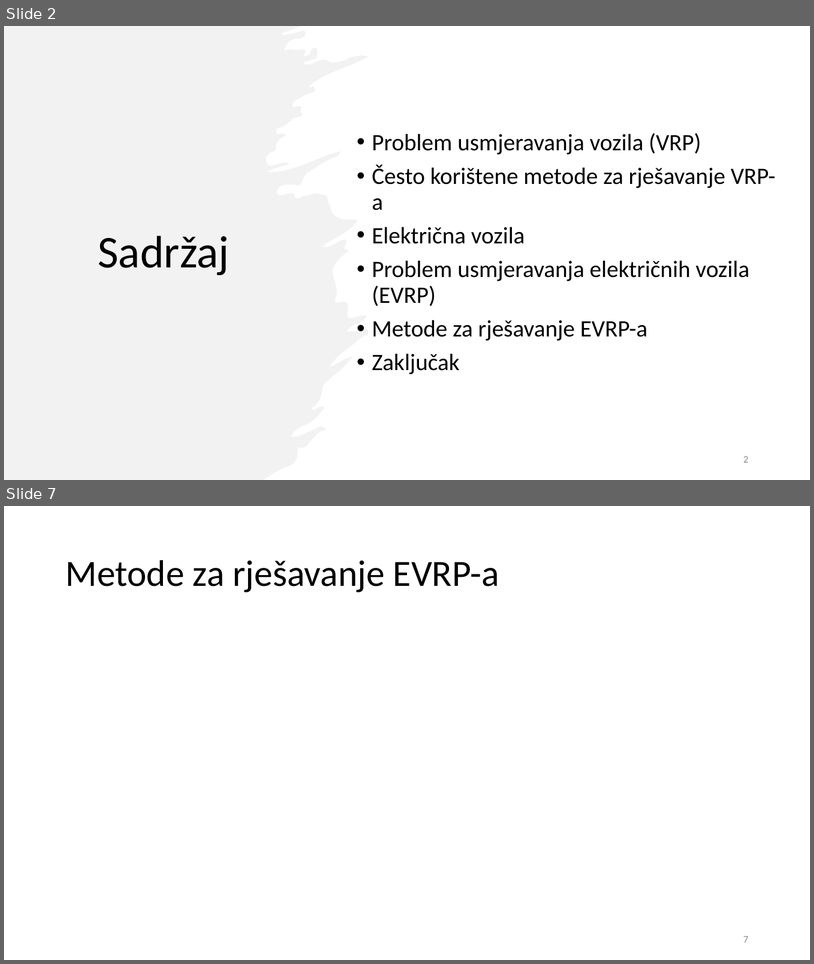
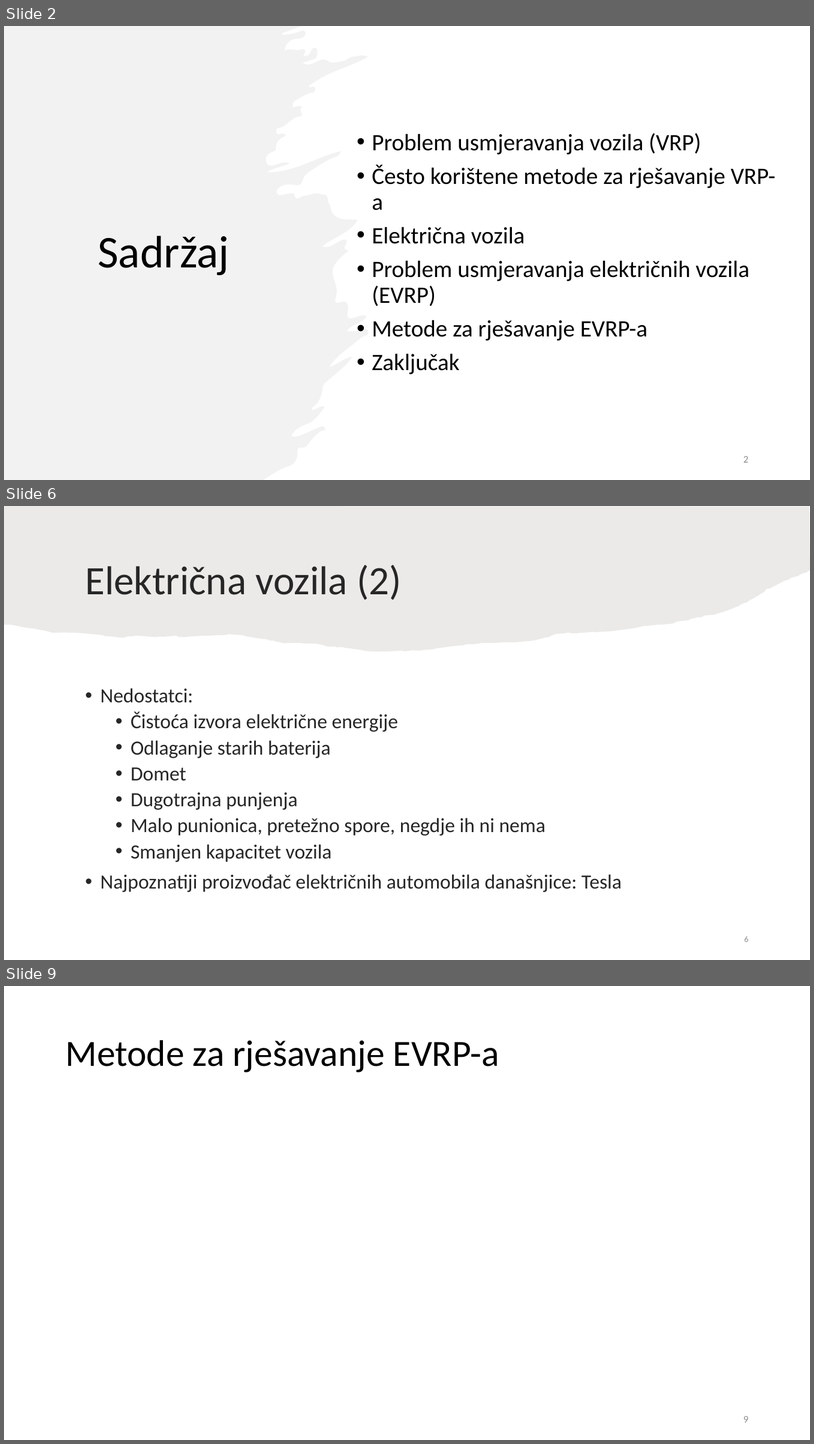
Before and after one commit to TinJukic/Seminar-2, a slide deck: Rješavanje problema usmjeravanja električnih vozila - Tin Jukić.pptx. Shown one above the other, each under a label of ours: slides 2 and 7 before the commit, slides 2, 6 and 9 after it; the slides between them are not shown. The pictures are 814x964 and 814x1444 pixels, drawn with LibreOffice and Linux fonts; fonts in the diff are those of the drawing. Boxes give left, top, right and bottom in pixels: in the first picture for what was removed or moved away, otherwise in the second. Text is boxed around its words. In the diff, an @@ line names an element or a change of style, - is before the commit and + after.

```diff
--- a/Rješavanje problema usmjeravanja električnih vozila - Tin Jukić.pptx
+++ b/Rješavanje problema usmjeravanja električnih vozila - Tin Jukić.pptx
@@ slide 6 added at box(4, 506, 810, 960), background #FFFFFF @@
@@ freeform shape added at box(4, 506, 810, 652), fill #82766A at 15% opacity @@
@@ title added at box(85, 565, 402, 600), 48 pt, text #262626 @@
+Električna vozila (2)
@@ text added at box(101, 688, 622, 892), 24 pt, text #262626 @@
+• Nedostatci:
+  • Čistoća izvora električne energije
+  • Odlaganje starih baterija
+  • Domet
+  • Dugotrajna punjenja
+  • Malo punionica, pretežno spore, negdje ih ni nema
+  • Smanjen kapacitet vozila
+• Najpoznatiji proizvođač električnih automobila današnjice: Tesla
@@ page number added at box(744, 936, 749, 942), 10 pt, text #8C8C8C @@
+6
@@ what was slide 7 is now slide 9 @@
@@ page number at box(744, 1416, 749, 1422): text changed @@
-7
+9
```
Also in this commit, not shown: 4 slides changed, 2 other slides added, 1 slide removed, 2 other files.
